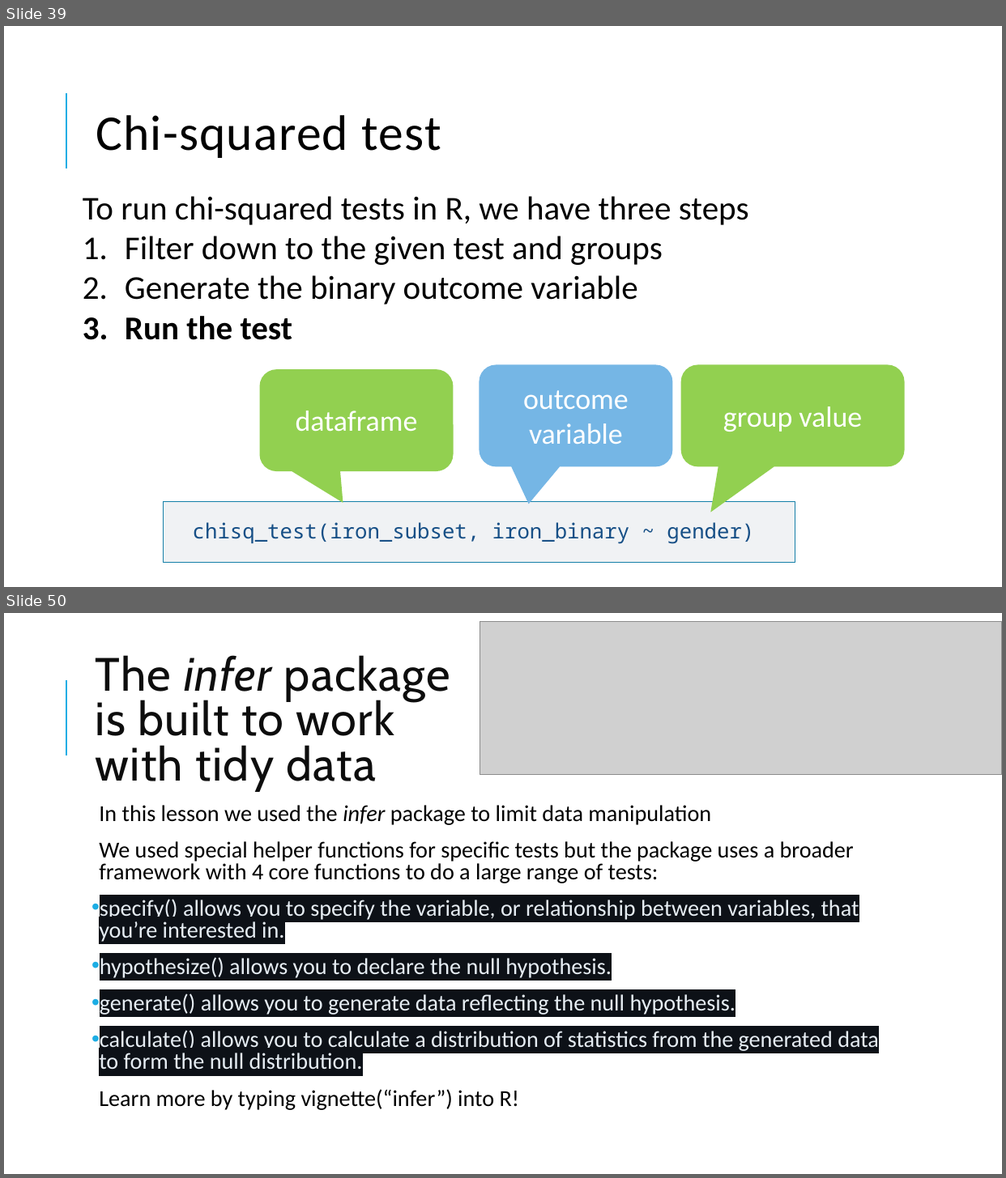
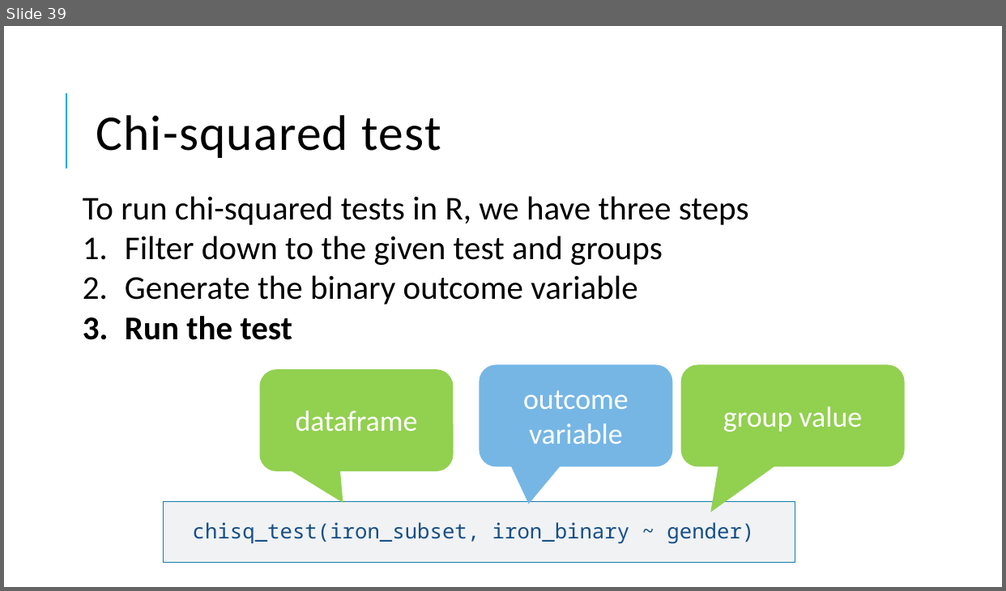
Before and after one commit to pcmathias/MSACL-data-literacy, a slide deck: presentations/DS 100 - Statistics Fundamentals.pptx. Shown one above the other, each under a label of ours: slides 39 and 50 before the commit, slide 39 after it; the slides between them are not shown. The pictures are 1006x1178 and 1006x591 pixels, drawn with LibreOffice and Linux fonts; fonts in the diff are those of the drawing; grey boxes stand for pictures. Boxes give left, top, right and bottom in pixels: in the first picture for what was removed or moved away, otherwise in the second. Text is boxed around its words. In the diff, an @@ line names an element or a change of style, - is before the commit and + after.

Commit message:
lesson 3 updates

```diff
--- a/presentations/DS 100 - Statistics Fundamentals.pptx
+++ b/presentations/DS 100 - Statistics Fundamentals.pptx
@@ slide 50 removed at box(4, 613, 1002, 1174), background #FFFFFF; not listed: 1 template element that a slide beside it also shows @@
@@ picture removed at box(480, 621, 1002, 776) @@
@@ title removed at box(96, 655, 450, 790) @@
-The infer package is built to work with tidy data
@@ text removed at box(99, 805, 879, 1110) @@
-  In this lesson we used the infer package to limit data manipulation
-  We used special helper functions for specific tests but the package uses a broader framework with 4 core functions to do a large range of tests:
-• specify() allows you to specify the variable, or relationship between variables, that you’re interested in.
-• hypothesize() allows you to declare the null hypothesis.
-• generate() allows you to generate data reflecting the null hypothesis.
-• calculate() allows you to calculate a distribution of statistics from the generated data to form the null distribution.
-  Learn more by typing vignette(“infer”) into R!
```
Also in this commit, not shown: 9 slides changed, 11 slides added, 2 other slides removed, 4 other files.
